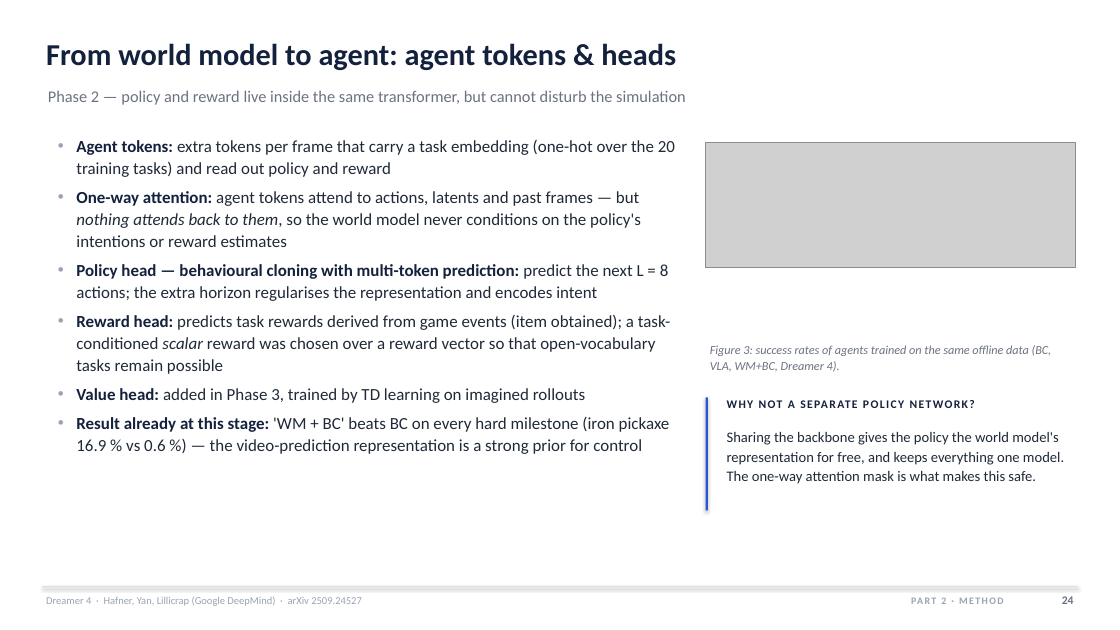
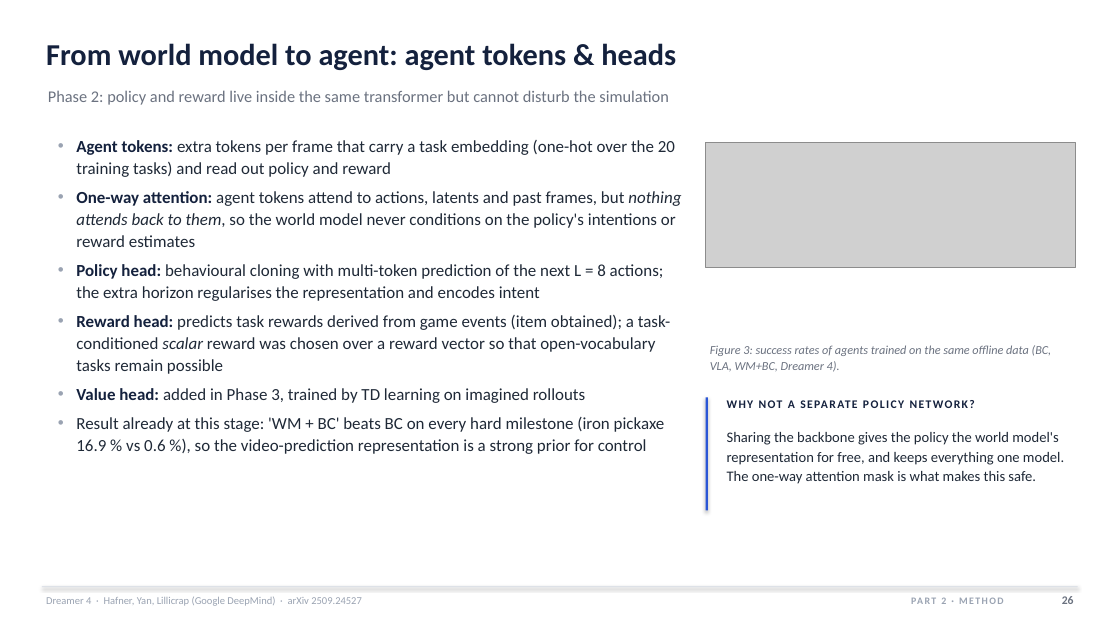
Before and after one commit to HarmannBitte/Dreamer-4, a slide deck: slide 26 of presentation/Dreamer4_Deep_Dive.pptx (slide 24 before the commit). Drawn at 1120x630 pixels with LibreOffice and Linux fonts; fonts in the diff are those of the drawing; grey boxes stand for pictures. Boxes give left, top, right and bottom in pixels: in the first picture for what was removed or moved away, otherwise in the second. Text is boxed around its words. In the diff, an @@ line names an element or a change of style, - is before the commit and + after.

Commit message:
Humanizer text pass over both decks (blader/humanizer v3); new slides: Algorithm 1 in full (eqs. 5-11); deep dive v7 (52 slides), final talk v2 (45 slides); v6 + final v1 renders archived in versions/

```diff
--- a/presentation/Dreamer4_Deep_Dive.pptx
+++ b/presentation/Dreamer4_Deep_Dive.pptx
@@ text at (x1=48, y1=90, x2=669, y2=105): text changed @@
-Phase 2 — policy and reward live inside the same transformer, but cannot disturb the simulation
+Phase 2: policy and reward live inside the same transformer but cannot disturb the simulation
@@ text at (x1=76, y1=191, x2=681, y2=301): text changed @@
-• One-way attention: agent tokens attend to actions, latents and past frames — but nothing attends back to them, so the world model never conditions on the policy's intentions or reward estimates
-• Policy head — behavioural cloning with multi-token prediction: predict the next L = 8 actions; the extra horizon regularises the representation and encodes intent
+• One-way attention: agent tokens attend to actions, latents and past frames, but nothing attends back to them, so the world model never conditions on the policy's intentions or reward estimates
+• Policy head: behavioural cloning with multi-token prediction of the next L = 8 actions; the extra horizon regularises the representation and encodes intent
@@ text at (x1=76, y1=417, x2=665, y2=454): text changed @@
-• Result already at this stage: 'WM + BC' beats BC on every hard milestone (iron pickaxe 16.9 % vs 0.6 %) — the video-prediction representation is a strong prior for control
+• Result already at this stage: 'WM + BC' beats BC on every hard milestone (iron pickaxe 16.9 % vs 0.6 %), so the video-prediction representation is a strong prior for control
@@ text at (x1=1062, y1=596, x2=1074, y2=604): text changed @@
-24
+26
```
Also in this commit, not shown: 47 other slides changed, 2 slides added, 18 other files.
